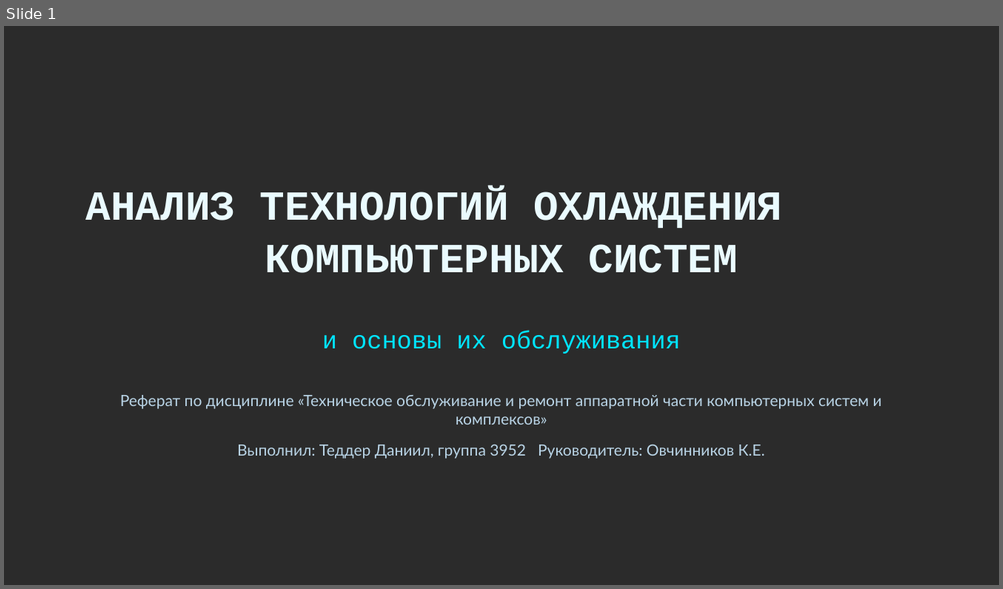
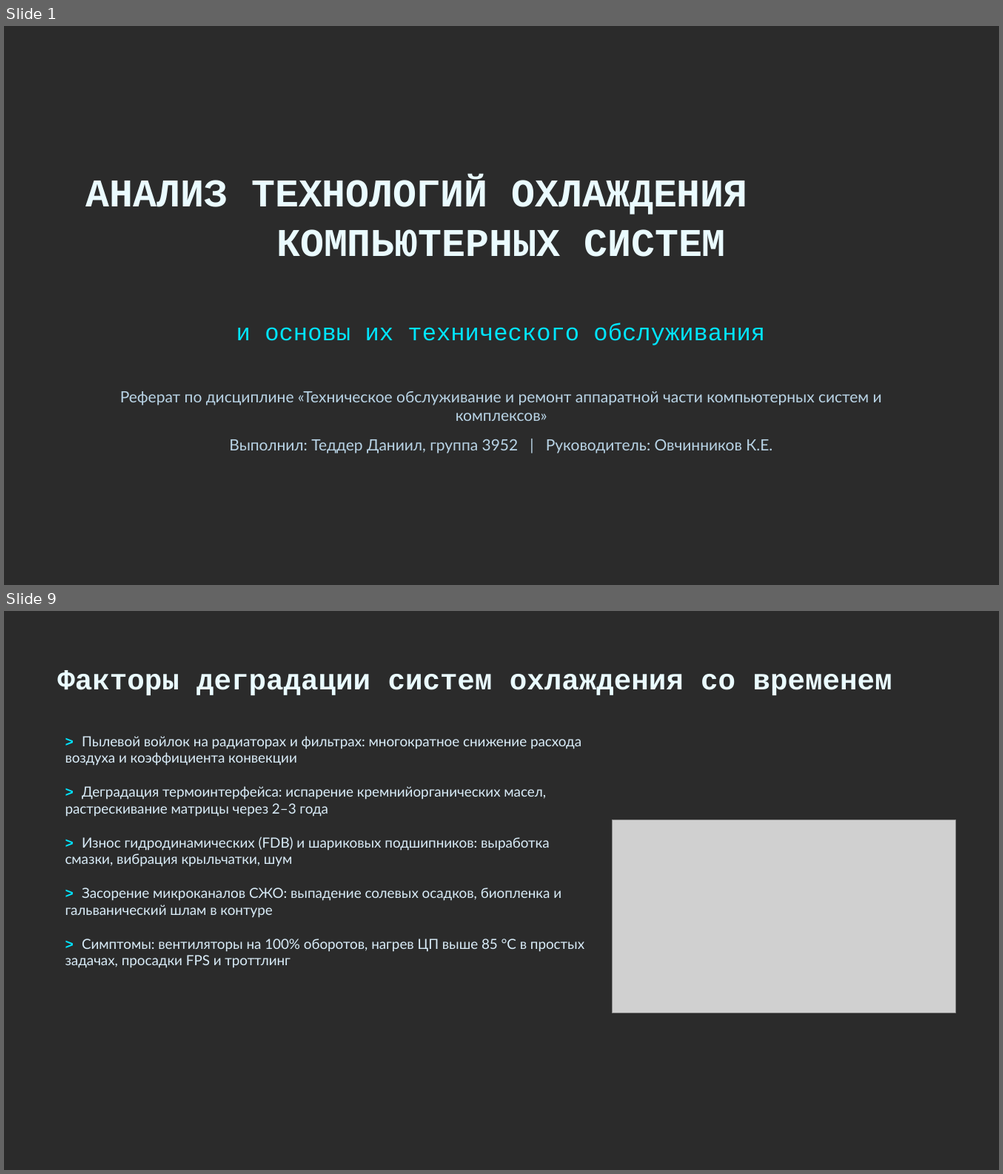
Before and after one commit to Danjar2005/Referat-Ovechka, a slide deck: ОВЧ-ЭКЗ/Итоговые работы/3952_Теддер_Д_ОхлаждениеКомпьютерныхСистем_Презентация.pptx. Shown one above the other, each under a label of ours: slide 1 before the commit, slides 1 and 9 after it; the slides between them are not shown. The pictures are 1003x589 and 1003x1174 pixels, drawn with LibreOffice and Linux fonts; fonts in the diff are those of the drawing; grey boxes stand for pictures; background and template pictures are left out; a plain dark background stands for a picture behind light text. Boxes give left, top, right and bottom in pixels: in the first picture for what was removed or moved away, otherwise in the second. Text is boxed around its words. In the diff, an @@ line names an element or a change of style, - is before the commit and + after.

```diff
--- a/ОВЧ-ЭКЗ/Итоговые работы/3952_Теддер_Д_ОхлаждениеКомпьютерныхСистем_Презентация.pptx
+++ b/ОВЧ-ЭКЗ/Итоговые работы/3952_Теддер_Д_ОхлаждениеКомпьютерныхСистем_Презентация.pptx
@@ slide 9 added at [4,611,999,1170], background picture (left out) @@
@@ text added at [57,670,892,695], 28 pt, text #EAFBFF, bold @@
+Факторы деградации систем охлаждения со временем
@@ text added at [65,736,581,766], 13.5 pt, text #D9ECF8 @@
+> Пылевой войлок на радиаторах и фильтрах: многократное снижение расхода воздуха и коэффициента конвекции
@@ text added at [65,786,546,817], 13.5 pt, text #D9ECF8 @@
+> Деградация термоинтерфейса: испарение кремнийорганических масел, растрескивание матрицы через 2–3 года
@@ picture added at [612,820,956,1014] @@
@@ text added at [65,837,549,867], 13.5 pt, text #D9ECF8 @@
+> Износ гидродинамических (FDB) и шариковых подшипников: выработка смазки, вибрация крыльчатки, шум
@@ text added at [65,888,561,918], 13.5 pt, text #D9ECF8 @@
+> Засорение микроканалов СЖО: выпадение солевых осадков, биопленка и гальванический шлам в контуре
@@ text added at [65,939,584,968], 13.5 pt, text #D9ECF8 @@
+> Симптомы: вентиляторы на 100% оборотов, нагрев ЦП выше 85 °C в простых задачах, просадки FPS и троттлинг
@@ slide 1 changed as well @@
@@ text "АНАЛИЗ ТЕХНОЛОГИЙ ОХЛАЖДЕНИЯ КОМПЬЮТЕРНЫХ СИСТЕМ": place and size @@
-text "АНАЛИЗ ТЕХНОЛОГИЙ ОХЛАЖДЕНИЯ КОМПЬЮТЕРНЫХ СИСТЕМ" at [86,190,782,273]
+text "АНАЛИЗ ТЕХНОЛОГИЙ ОХЛАЖДЕНИЯ КОМПЬЮТЕРНЫХ СИСТЕМ" at [86,178,747,257]
@@ text "АНАЛИЗ ТЕХНОЛОГИЙ ОХЛАЖДЕНИЯ КОМПЬЮТЕРНЫХ СИСТЕМ" at [86,178,747,257]: size 40 to 38 pt @@
@@ text at [236,323,765,346]: text changed; size 24 to 23 pt @@
-и основы их обслуживания
+и основы их технического обслуживания
@@ text "Реферат по дисциплине «Техническое обслуживание ...": place and size @@
-text "Реферат по дисциплине «Техническое обслуживание ..." at [120,395,882,425]
+text "Реферат по дисциплине «Техническое обслуживание ..." at [120,392,882,421]
@@ text at [229,440,772,454]: text changed @@
-Выполнил: Теддер Даниил, группа 3952 Руководитель: Овчинников К.Е.
+Выполнил: Теддер Даниил, группа 3952 | Руководитель: Овчинников К.Е.
```
Also in this commit, not shown: 13 other slides added, 13 slides removed, 2 other files.
